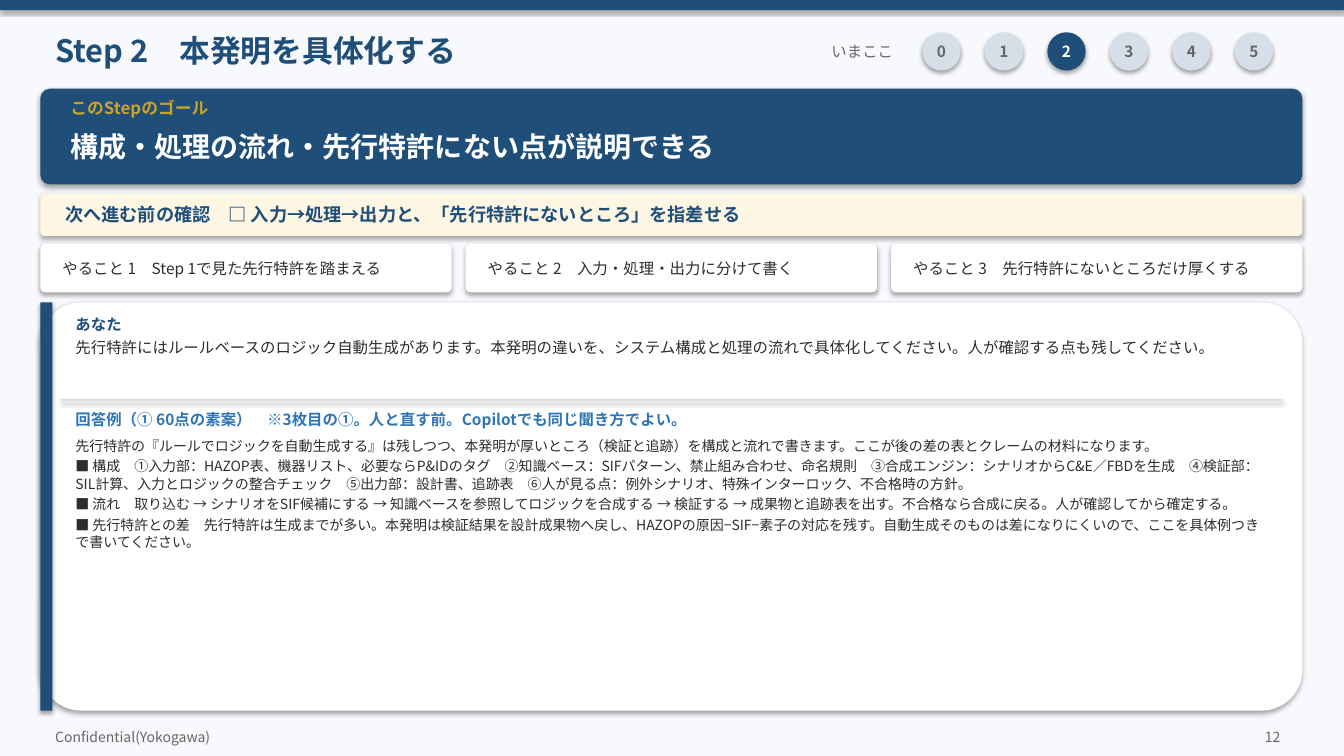
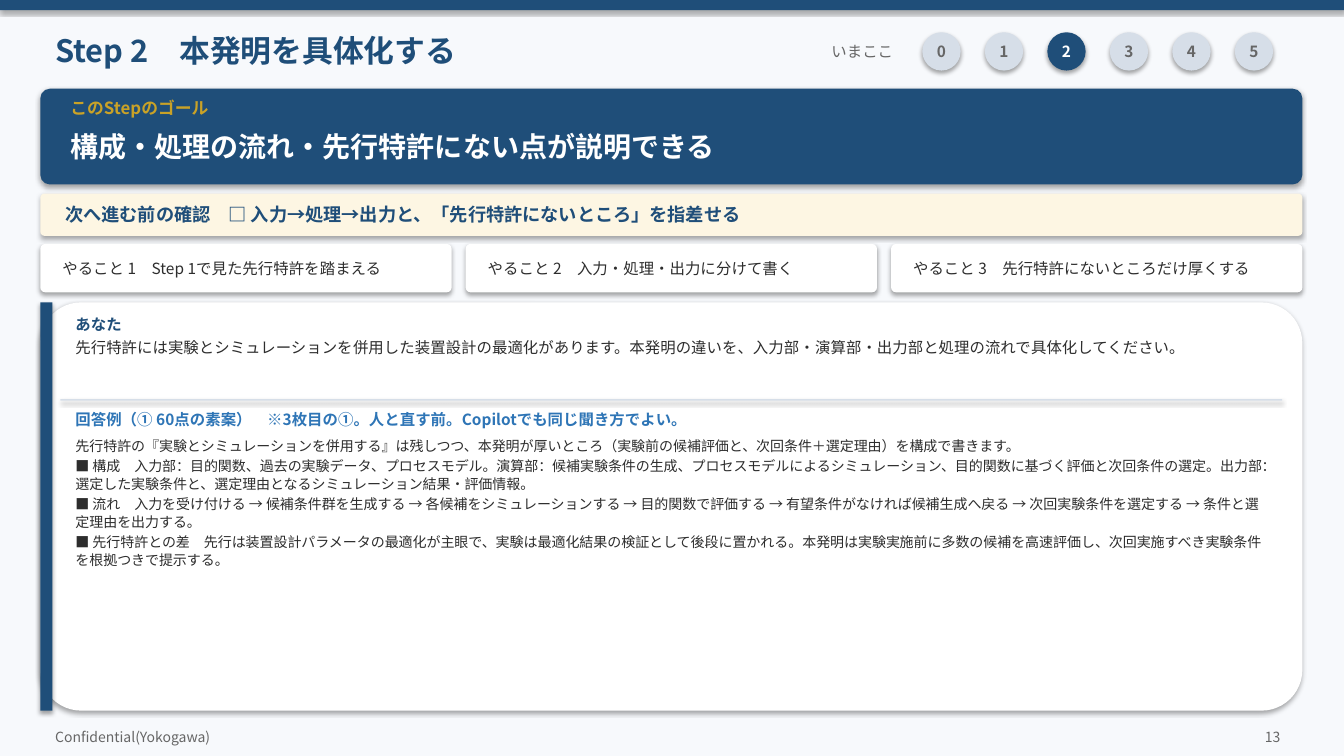
Before and after one commit to zhexingwang/ppt, a slide deck: slide 13 of decks/05_Copilot発明開示書/Copilot発明開示書_訂正反映.pptx (slide 12 before the commit). Drawn at 1344x756 pixels with LibreOffice and Linux fonts; fonts in the diff are those of the drawing. Boxes give left, top, right and bottom in pixels: in the first picture for what was removed or moved away, otherwise in the second. Text is boxed around its words. In the diff, an @@ line names an element or a change of style, - is before the commit and + after.

```diff
--- a/decks/05_Copilot発明開示書/Copilot発明開示書_訂正反映.pptx
+++ b/decks/05_Copilot発明開示書/Copilot発明開示書_訂正反映.pptx
@@ text at (x1=75, y1=340, x2=1184, y2=355): text changed @@
-先行特許にはルールベースのロジック自動生成があります。本発明の違いを、システム構成と処理の流れで具体化してください。人が確認する点も残してください。
+先行特許には実験とシミュレーションを併用した装置設計の最適化があります。本発明の違いを、入力部・演算部・出力部と処理の流れで具体化してください。
@@ text at (x1=75, y1=439, x2=1275, y2=566): text changed @@
-先行特許の『ルールでロジックを自動生成する』は残しつつ、本発明が厚いところ（検証と追跡）を構成と流れで書きます。ここが後の差の表とクレームの材料になります。
-■ 構成 ①入力部：HAZOP表、機器リスト、必要ならP&IDのタグ ②知識ベース：SIFパターン、禁止組み合わせ、命名規則 ③合成エンジン：シナリオからC&E／FBDを生成 ④検証部：SIL計算、入力とロジックの整合チェック ⑤出力部：設計書、追跡表 ⑥人が見る点：例外シナリオ、特殊インターロック、不合格時の方針。
-■ 流れ 取り込む → シナリオをSIF候補にする → 知識ベースを参照してロジックを合成する → 検証する → 成果物と追跡表を出す。不合格なら合成に戻る。人が確認してから確定する。
-■ 先行特許との差 先行特許は生成までが多い。本発明は検証結果を設計成果物へ戻し、HAZOPの原因−SIF−素子の対応を残す。自動生成そのものは差になりにくいので、ここを具体例つきで書いてください。
+先行特許の『実験とシミュレーションを併用する』は残しつつ、本発明が厚いところ（実験前の候補評価と、次回条件＋選定理由）を構成で書きます。
+■ 構成 入力部：目的関数、過去の実験データ、プロセスモデル。演算部：候補実験条件の生成、プロセスモデルによるシミュレーション、目的関数に基づく評価と次回条件の選定。出力部：選定した実験条件と、選定理由となるシミュレーション結果・評価情報。
+■ 流れ 入力を受け付ける → 候補条件群を生成する → 各候補をシミュレーションする → 目的関数で評価する → 有望条件がなければ候補生成へ戻る → 次回実験条件を選定する → 条件と選定理由を出力する。
+■ 先行特許との差 先行は装置設計パラメータの最適化が主眼で、実験は最適化結果の検証として後段に置かれる。本発明は実験実施前に多数の候補を高速評価し、次回実施すべき実験条件を根拠つきで提示する。
@@ text at (x1=1265, y1=731, x2=1281, y2=742): text changed @@
-12
+13
```
Also in this commit, not shown: 13 other slides changed, 6 slides added, 5 slides removed, 22 other files.
